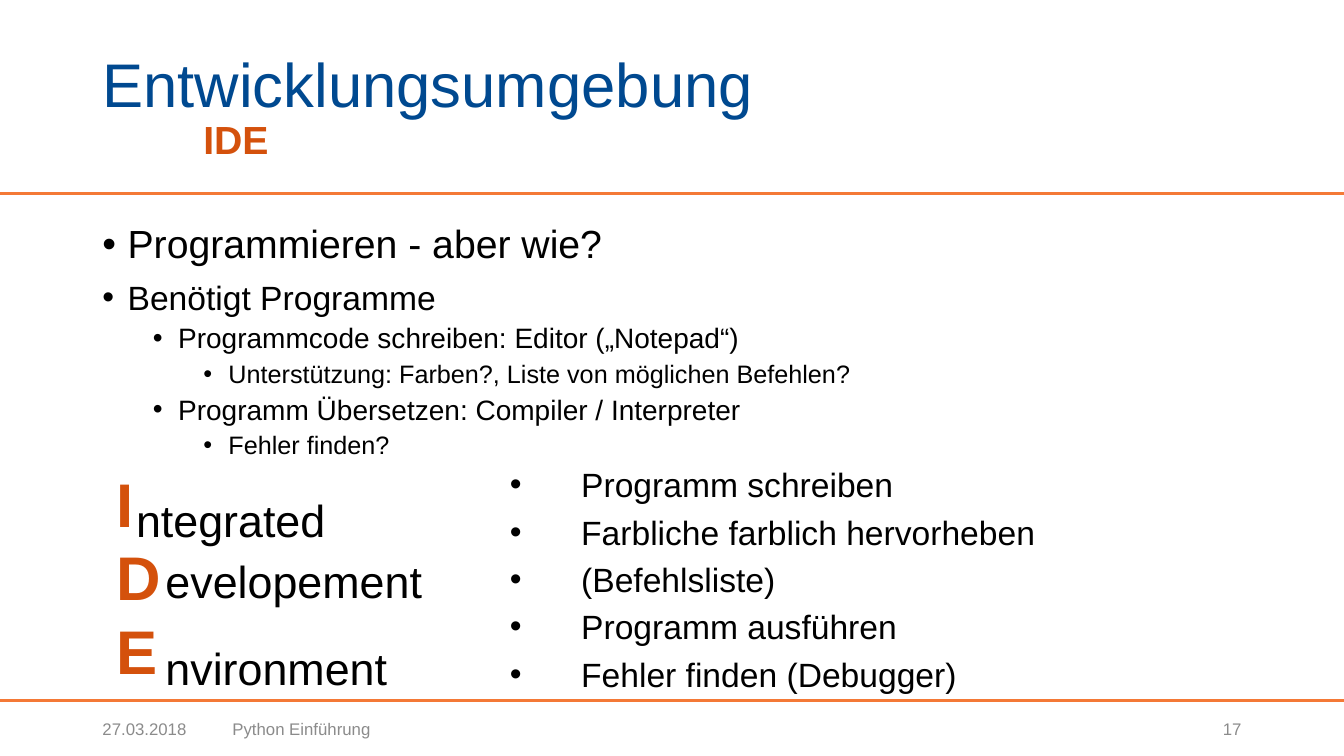
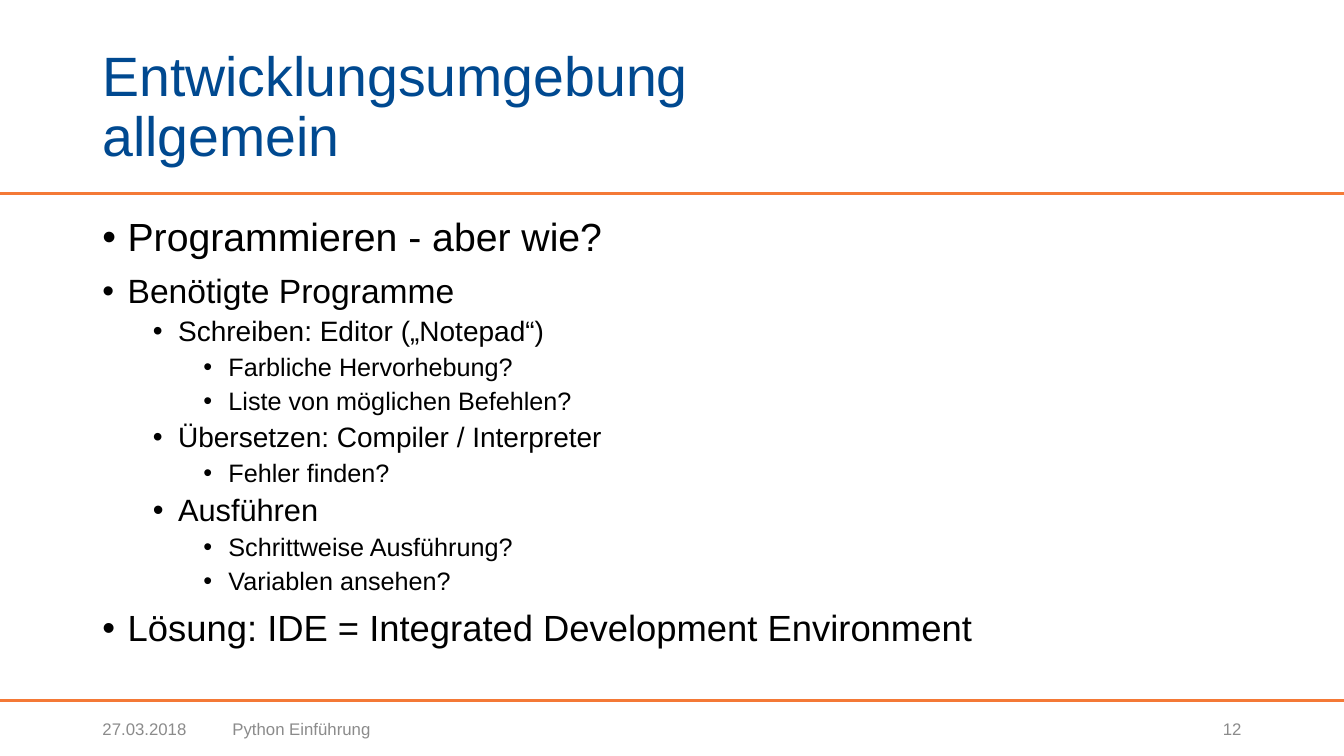
Before and after one commit to BogyMitutoyoCTL/Sophy-Preparation, a slide deck: slide 12 of Präsentationen/Python Einführung.pptx (slide 17 before the commit). Drawn at 1344x756 pixels with LibreOffice and Linux fonts; fonts in the diff are those of the drawing; background and template pictures are left out. Boxes give left, top, right and bottom in pixels: in the first picture for what was removed or moved away, otherwise in the second. Text is boxed around its words. In the diff, an @@ line names an element or a change of style, - is before the commit and + after.

```diff
--- a/Präsentationen/Python Einführung.pptx
+++ b/Präsentationen/Python Einführung.pptx
@@ title at bbox=[102, 55, 687, 166]: text changed; size 44 to 39.6 pt @@
-Entwicklungsumgebung
-IDE
+Entwicklungsumgebung
+allgemein
@@ text "Programmieren - aber wie?": place and size @@
-text "Programmieren - aber wie?" at bbox=[128, 229, 850, 455]
+text "Programmieren - aber wie?" at bbox=[128, 222, 972, 649]
@@ text at bbox=[128, 278, 601, 452]: text changed @@
-• Benötigt Programme
-  • Programmcode schreiben: Editor („Notepad“)
-    • Unterstützung: Farben?, Liste von möglichen Befehlen?
-  • Programm Übersetzen: Compiler / Interpreter
+• Benötigte Programme
+  • Schreiben: Editor („Notepad“)
+    • Farbliche Hervorhebung?
+    • Liste von möglichen Befehlen?
+  • Übersetzen: Compiler / Interpreter
@@ text removed at bbox=[581, 472, 1035, 694] @@
-    • Programm schreiben
-    • Farbliche farblich hervorheben
-    • (Befehlsliste)
-    • Programm ausführen
-    • Fehler finden (Debugger)
@@ text removed at bbox=[116, 484, 160, 674] @@
-    I
-    D
-    E
@@ text at bbox=[128, 498, 972, 649]: paragraphs added @@
+  • Ausführen
+    • Schrittweise Ausführung?
+    • Variablen ansehen?
+• Lösung: IDE = Integrated Development Environment
@@ text removed at bbox=[136, 504, 421, 686] @@
-    ntegrated
-    evelopement
-    nvironment
@@ page number at bbox=[1223, 723, 1242, 735]: text changed @@
-17
+12
```
Also in this commit, not shown: 52 other slides changed, 8 slides removed.
